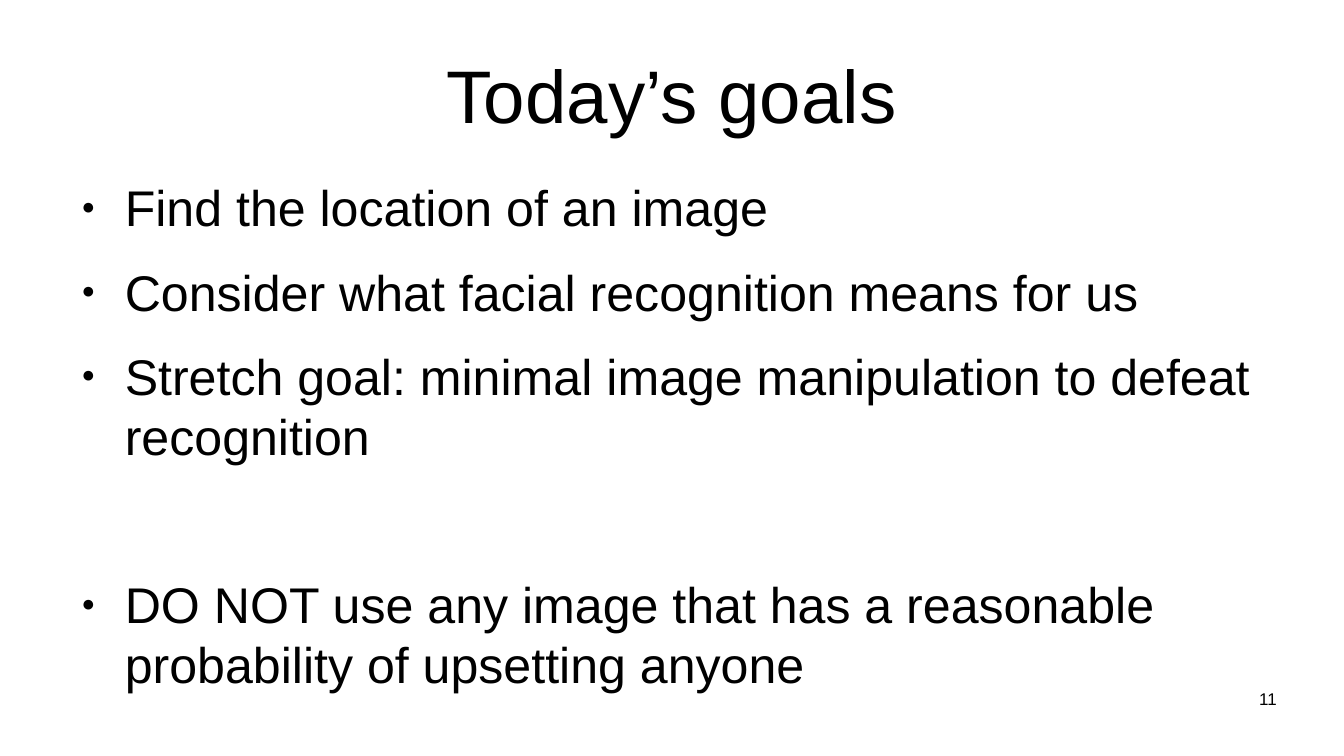
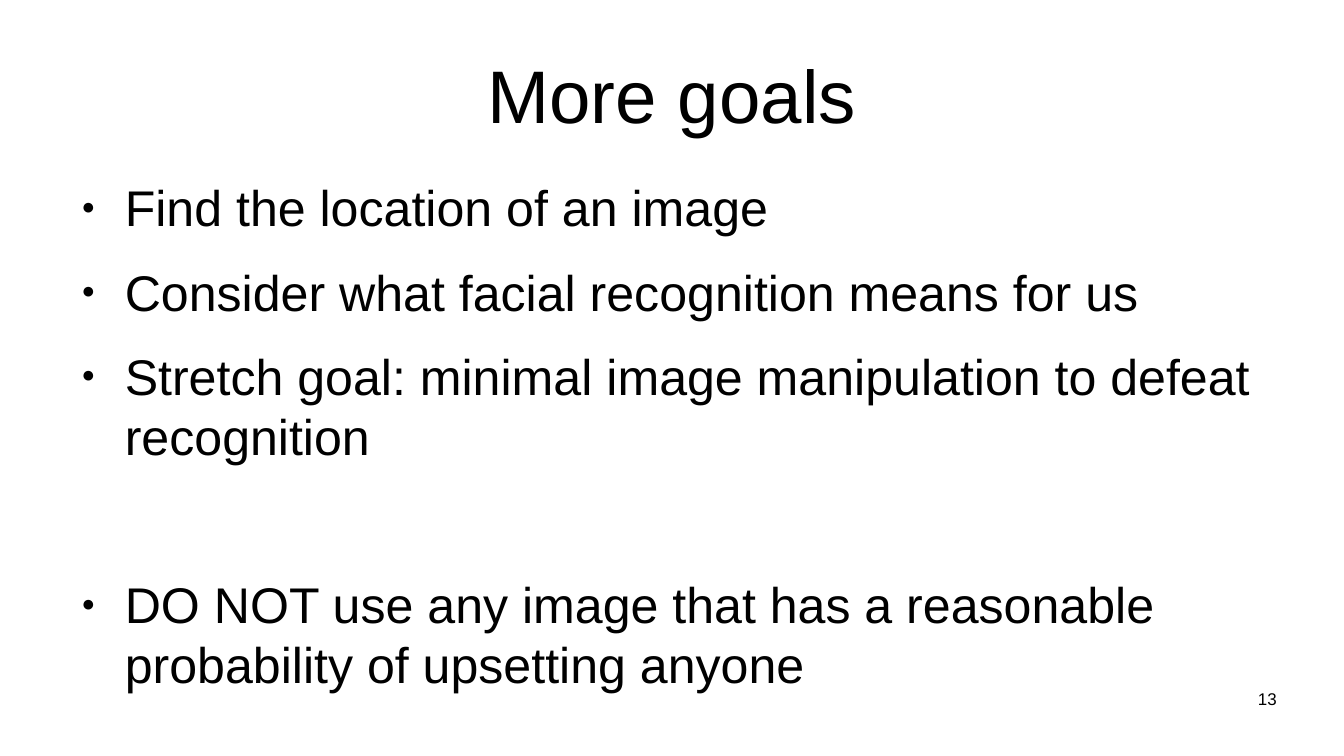
Before and after one commit to sftcd/witidtm, a slide deck: slide 13 of lectures/2022-2023/labs.odp (slide 11 before the commit). Drawn at 1344x756 pixels with LibreOffice and Linux fonts; fonts in the diff are those of the drawing. Boxes give left, top, right and bottom in pixels: in the first picture for what was removed or moved away, otherwise in the second. Text is boxed around its words. In the diff, an @@ line names an element or a change of style, - is before the commit and + after.

```diff
--- a/lectures/2022-2023/labs.odp
+++ b/lectures/2022-2023/labs.odp
@@ title at <box>488,69,856,137</box>: text changed @@
-Today’s goals
+More goals
@@ page number at <box>1258,693,1277,705</box>: text changed @@
-11
+13
```
Also in this commit, not shown: 9 other slides changed, 8 slides added, 5 slides removed, 1 other file.
